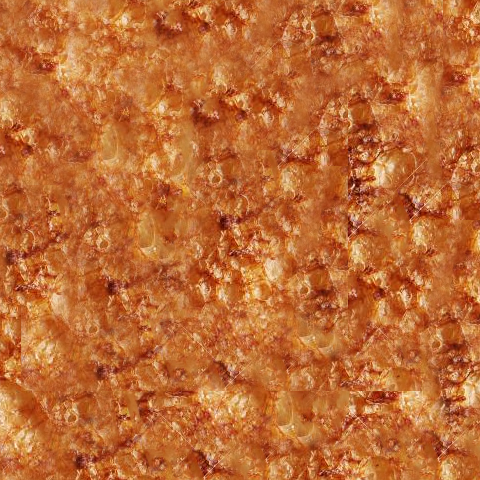
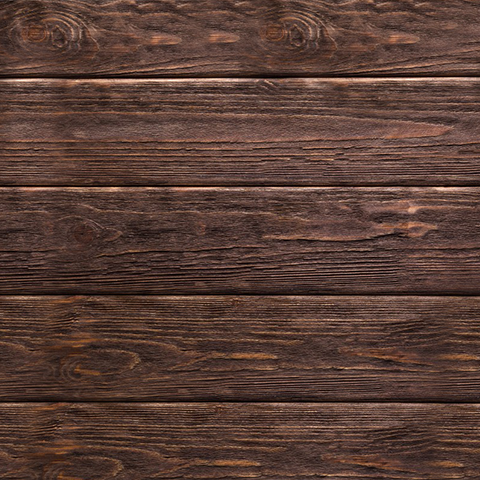
Comparing the layer stacks of the two 480x480 images. Changes:
renamed "Layer 1" to "wood1", painted on it over [left=0, top=0, right=480, bottom=480]
